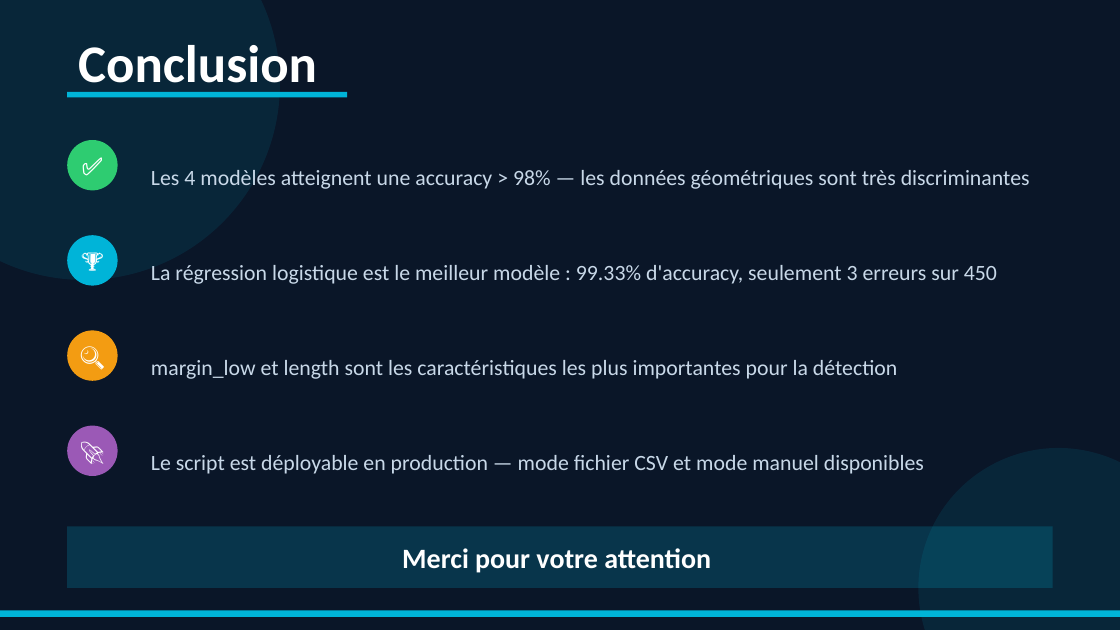
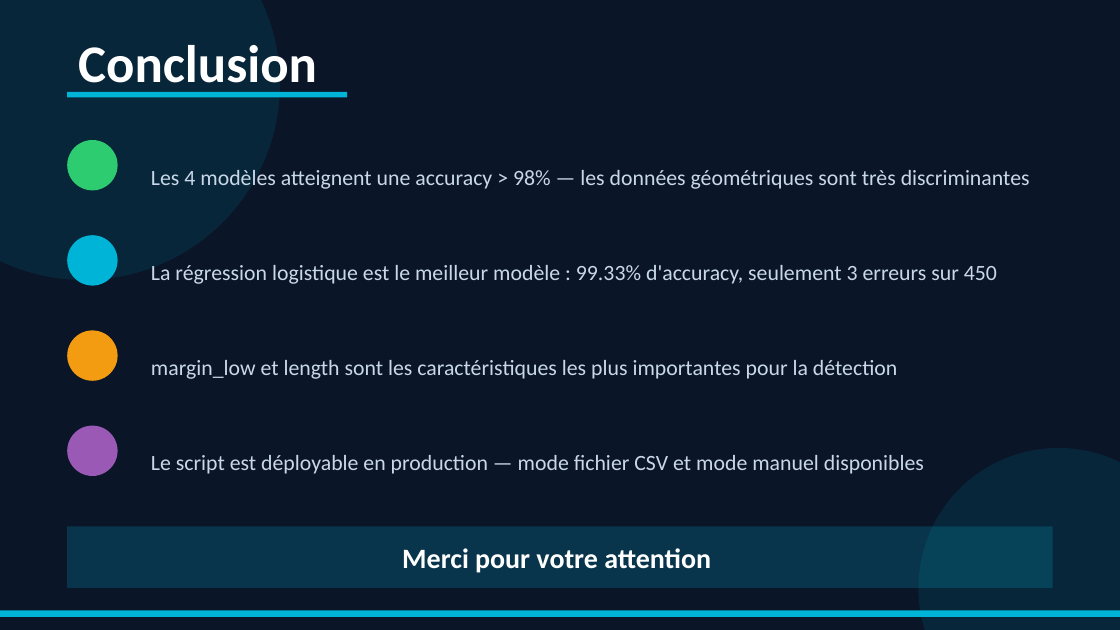
Before and after one commit to TheGoatLucien/Data_analyst, a slide deck: slide 18 of projets/projet 12/files/Presentation_P12_Detection_Faux_Billets.pptx. Drawn at 1120x630 pixels with LibreOffice and Linux fonts; fonts in the diff are those of the drawing. Boxes give left, top, right and bottom in pixels: in the first picture for what was removed or moved away, otherwise in the second. Text is boxed around its words. In the diff, an @@ line names an element or a change of style, - is before the commit and + after.

```diff
--- a/projets/projet 12/files/Presentation_P12_Detection_Faux_Billets.pptx
+++ b/projets/projet 12/files/Presentation_P12_Detection_Faux_Billets.pptx
@@ text removed at <box>67,140,118,190</box> @@
-✅
@@ text removed at <box>67,235,118,286</box> @@
-🏆
@@ text removed at <box>67,330,118,381</box> @@
-🔍
@@ text removed at <box>67,426,118,476</box> @@
-🚀
```
Also in this commit, not shown: 1 other slide changed, 31 other files.
